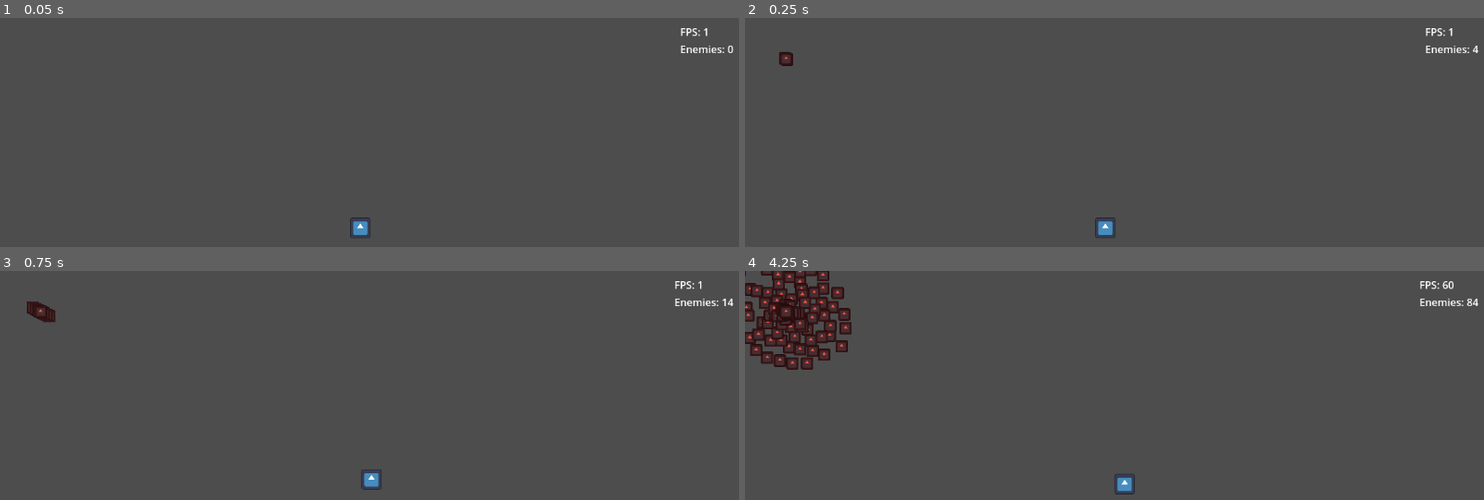
Above: before the commit, frames 1-4 (two rows, left to right).
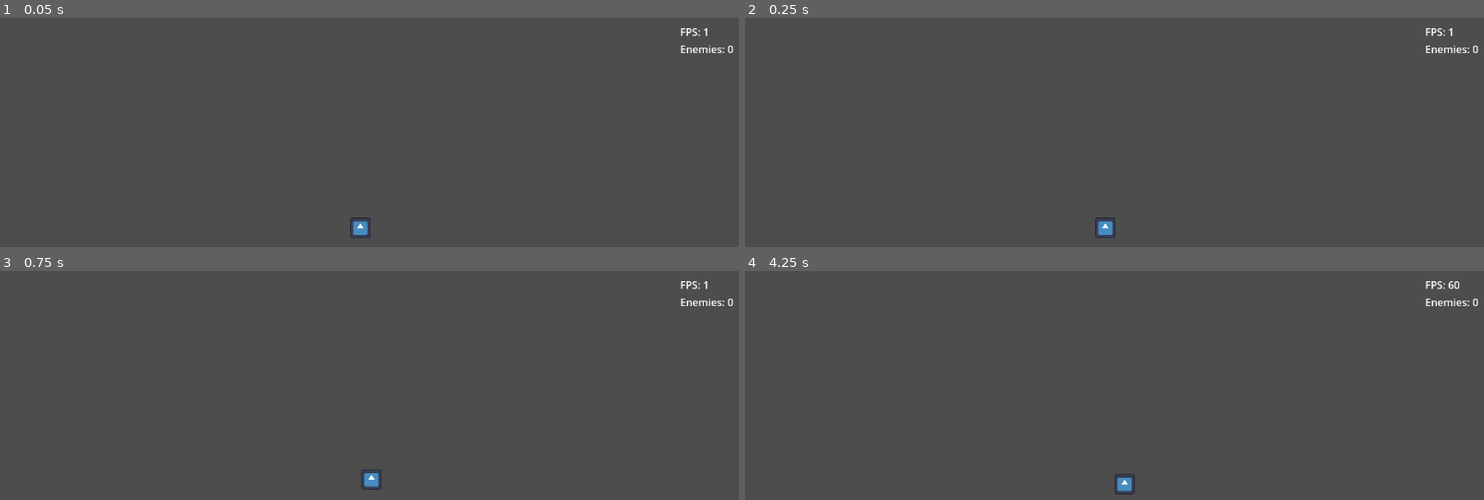
Above: after the commit, the same moments.

Repository: Griiimon/Manymies
Game: Godot game, scene res://main.tscn
Two runs of this game, one before a commit and one after it. Both use one fixed random seed, a clock stepped at 60 frames per second and the inputs below. The engine's default icon, where the game draws it, is replaced by a stand-in: a white triangle on a blue panel in a dark square.
Inputs (mouse positions are in pixels of both pictures, inside the frame that each line leads up to):
- Up to frame 1 (0.05 s): no input
- Up to frame 2 (0.25 s): no input
- Up to frame 3 (0.75 s): tap Enter at 0.5 s; move the mouse to (532, 456) at 0.52 s; click (532, 456) at 0.67 s
- Up to frame 4 (4.25 s): move the mouse to (966, 499) at 1.27 s; click (966, 499) at 1.42 s; move the mouse to (1188, 387) at 2.02 s; click (1188, 387) at 2.17 s; move the mouse to (outside the picture) at 2.77 s; click (outside the picture) at 2.92 s; move the mouse to (outside the picture) at 3.52 s; click (outside the picture) at 3.67 s

Frame 1 is identical in both runs. In frame 2, 0.1% of the frame differs, in the area x 4-100%, y 12-21%; in frame 3, 0.5%; in frame 4, 4.6%, in the area x 0-100%, y 0-44%.
Error after the commit: Parse Error: Function "get_rid()" not found in base self. (res://solutions/simple)

Commit message:
change to generic Node2D type

Diff:
--- a/solutions/base_enemy.gd
+++ b/solutions/base_enemy.gd
@@ -1,2 +1,2 @@
 class_name BaseEnemy
-extends Area2D
+extends Node2D
